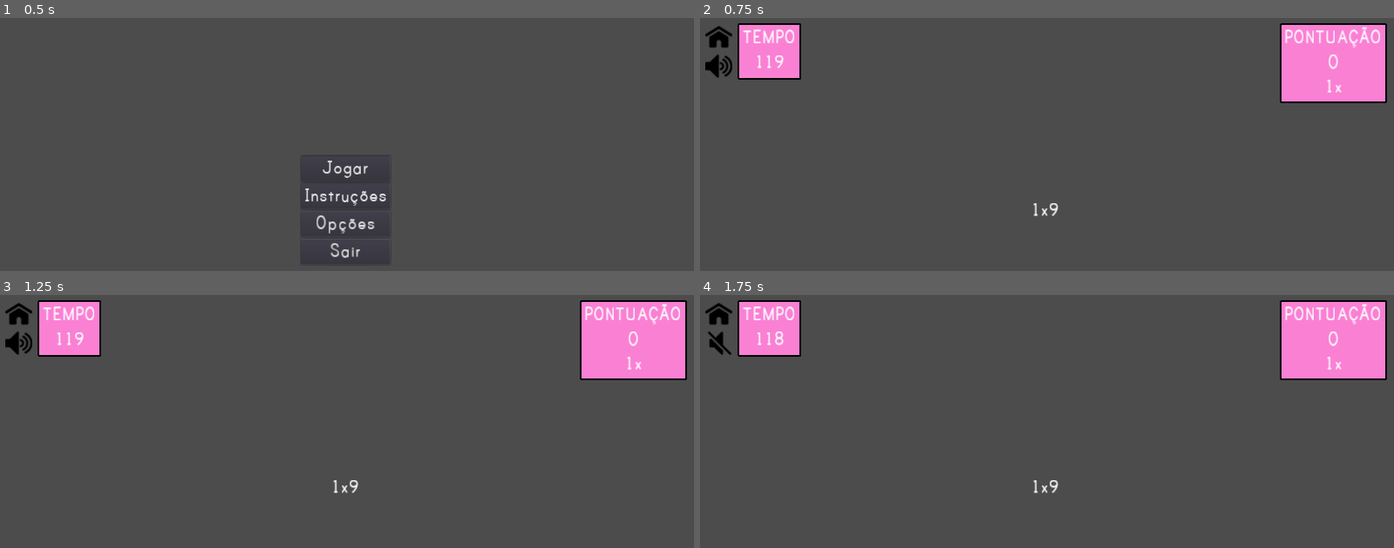
Above: before the commit, frames 1-4 (two rows, left to right).
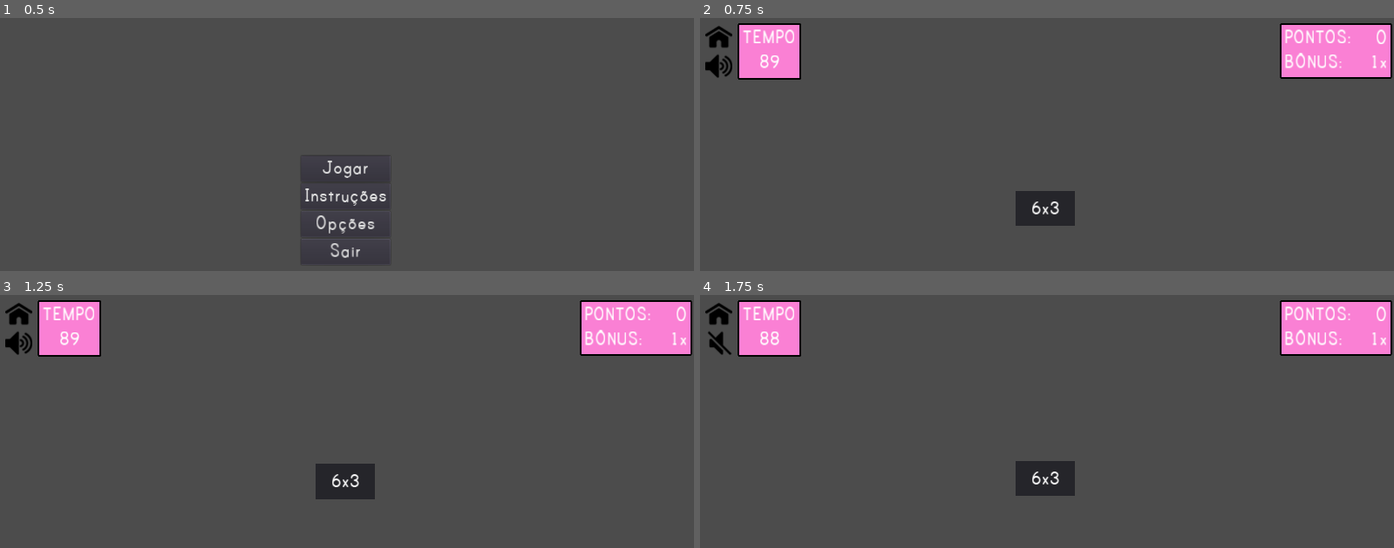
Above: after the commit, the same moments.

Repository: rpeixe/Tabolhada
Game: Godot game, scene res://levels/main_menu/main_menu.tscn
Two runs of this game, one before a commit and one after it. Both use one fixed random seed, a clock stepped at 60 frames per second and the inputs below. Before the commit the project starts from res://scenes/MainMenu.tscn.
Inputs (mouse positions are in pixels of both pictures, inside the frame that each line leads up to):
- Up to frame 1 (0.5 s): no input
- Up to frame 2 (0.75 s): click "Jogar" at 0.5 s
- Up to frame 3 (1.25 s): no input
- Up to frame 4 (1.75 s): click (720, 343) at 1.25 s

Frame 1 is identical in both runs. In frame 2, 3.6% of the frame differs, in the area x 8-100%, y 2-83%; in frame 3, 3.6%, in the area x 8-100%, y 2-81%; in frame 4, 3.6%.

Commit message:
Reorganização de arquivos, ajuste na GUI

Diff:
--- a/scenes/Bubble.tscn
+++ b/bubble/bubble.tscn
@@ -1,8 +1,8 @@
 [gd_scene load_steps=6 format=2]
 
-[ext_resource path="res://scripts/Bubble.gd" type="Script" id=1]
-[ext_resource path="res://sprites/Bolha.png" type="Texture" id=2]
-[ext_resource path="res://themes/MainTheme.tres" type="Theme" id=3]
+[ext_resource path="res://bubble/bubble.gd" type="Script" id=1]
+[ext_resource path="res://themes/MainTheme.tres" type="Theme" id=2]
+[ext_resource path="res://bubble/bubble.png" type="Texture" id=3]
 
 [sub_resource type="PhysicsMaterial" id=2]
 bounce = 1.0
@@ -19,7 +19,7 @@
 
 [node name="Sprite" type="Sprite" parent="."]
 position = Vector2( -5.96046e-08, -5.96046e-08 )
-texture = ExtResource( 2 )
+texture = ExtResource( 3 )
 
 [node name="CollisionShape2D" type="CollisionShape2D" parent="."]
 shape = SubResource( 1 )
--- a/scripts/MuteButton.gd
+++ b/buttons/mute_button/mute_button.gd
@@ -3,6 +3,8 @@
 
 var master_sound = AudioServer.get_bus_index("Master")
 
+func _ready():
+	pressed = AudioServer.is_bus_mute(master_sound)
 
 func _on_MuteButton_toggled(button_pressed):
 	AudioServer.set_bus_mute(master_sound, button_pressed)
--- /dev/null
+++ b/buttons/mute_button/mute_button.tscn
@@ -0,0 +1,18 @@
+[gd_scene load_steps=4 format=2]
+
+[ext_resource path="res://buttons/mute_button/mute_button.gd" type="Script" id=1]
+[ext_resource path="res://buttons/mute_button/muted_icon.png" type="Texture" id=2]
+[ext_resource path="res://buttons/mute_button/unmuted_icon.png" type="Texture" id=3]
+
+[node name="MuteButton" type="TextureButton"]
+margin_top = 54.0
+margin_right = 50.0
+margin_bottom = 104.0
+rect_min_size = Vector2( 50, 50 )
+toggle_mode = true
+texture_normal = ExtResource( 3 )
+texture_pressed = ExtResource( 2 )
+expand = true
+script = ExtResource( 1 )
+
+[connection signal="toggled" from="." to="." method="_on_MuteButton_toggled"]
--- a/scripts/MainGame.gd
+++ b/levels/main_game/main_game.gd
@@ -7,8 +7,9 @@
 var result
 var score = 0
 var multiplier = 1
-var pop_sound_correct = preload("res://scenes/PopSoundCorrect.tscn")
-var pop_sound_wrong = preload("res://scenes/PopSoundWrong.tscn")
+var pop_sound_correct = preload("res://sounds/sfx/bubble_pop_sound/pop_sound_correct.tscn")
+var pop_sound_wrong = preload("res://sounds/sfx/bubble_pop_sound/pop_sound_wrong.tscn")
+var main_menu = "res://levels/main_menu/main_menu.tscn"
 
 signal result_changed(value)
 
@@ -18,25 +19,25 @@
 	randomize_numbers()
 
 func _process(delta):
-	$UI/HBoxContainer/Timer/MarginContainer/VBoxContainer/Time.text = str(int($GameTimer.time_left))
+	$"%Time".text = str(int($GameTimer.time_left))
 
 func randomize_numbers():
 	num_1 = rng.randi_range(1, 10)
 	num_2 = rng.randi_range(1, 10)
 	result = num_1 * num_2
-	$UI/Multiplication.text = str(num_1) + "x" + str(num_2)
+	$QuestionBoard.change_text(num_1, num_2)
 	$ScoreResetTimer.start()
 	emit_signal("result_changed", result)
 
 func set_multiplier(value):
 	multiplier = value
-	$UI/Scoreboard/MarginContainer/VBoxContainer/Multiplier.text = str(value) + "x"
+	$"%Multiplier".text = str(value) + "x"
 
 func increase_score():
 	score += multiplier
 	if multiplier < 5:
 		set_multiplier(multiplier + 1)
-	$UI/Scoreboard/MarginContainer/VBoxContainer/Score.text = str(score)
+	$"%Score".text = str(score)
 
 func on_bubble_popped(value):
 	var sound
@@ -59,7 +60,7 @@
 	get_tree().paused = true
 
 func _on_GameOverButton_button_up():
-	get_tree().change_scene("res://scenes/MainMenu.tscn")
+	get_tree().change_scene(main_menu)
 	get_tree().paused = false
 
 
@@ -69,7 +70,7 @@
 
 
 func _on_QuitButton_button_up():
-	get_tree().change_scene("res://scenes/MainMenu.tscn")
+	get_tree().change_scene(main_menu)
 	get_tree().paused = false
 
 
--- a/scenes/MainGame.tscn
+++ b/levels/main_game/main_game.tscn
@@ -1,13 +1,12 @@
 [gd_scene load_steps=11 format=2]
 
-[ext_resource path="res://scripts/MainGame.gd" type="Script" id=1]
-[ext_resource path="res://scripts/Spawner.gd" type="Script" id=2]
-[ext_resource path="res://themes/MainTheme.tres" type="Theme" id=3]
-[ext_resource path="res://themes/BoxStyle.tres" type="StyleBox" id=4]
-[ext_resource path="res://sprites/unmuted_icon.png" type="Texture" id=5]
-[ext_resource path="res://sprites/muted_icon.png" type="Texture" id=6]
-[ext_resource path="res://sprites/home_icon.png" type="Texture" id=7]
-[ext_resource path="res://scripts/MuteButton.gd" type="Script" id=8]
+[ext_resource path="res://buttons/mute_button/mute_button.tscn" type="PackedScene" id=1]
+[ext_resource path="res://themes/BoxStyle.tres" type="StyleBox" id=2]
+[ext_resource path="res://levels/main_game/main_game.gd" type="Script" id=3]
+[ext_resource path="res://levels/main_game/question_board.gd" type="Script" id=4]
+[ext_resource path="res://levels/main_game/spawner.gd" type="Script" id=5]
+[ext_resource path="res://themes/MainTheme.tres" type="Theme" id=6]
+[ext_resource path="res://buttons/home_button/home_icon.png" type="Texture" id=7]
 
 [sub_resource type="RectangleShape2D" id=1]
 extents = Vector2( 640, 10 )
@@ -15,12 +14,14 @@
 [sub_resource type="RectangleShape2D" id=2]
 extents = Vector2( 10, 360 )
 
+[sub_resource type="RectangleShape2D" id=3]
+extents = Vector2( 55, 32.5 )
+
 [node name="MainGame" type="Node"]
-script = ExtResource( 1 )
-
-[node name="Spawner" type="Node2D" parent="."]
-position = Vector2( 640, 600 )
-script = ExtResource( 2 )
+script = ExtResource( 3 )
+
+[node name="Spawner" type="Node" parent="."]
+script = ExtResource( 5 )
 
 [node name="ShortTimer" type="Timer" parent="Spawner"]
 wait_time = 0.65
@@ -31,6 +32,15 @@
 
 [node name="Bubbles" type="Node" parent="Spawner"]
 
+[node name="Spawner1" type="Node2D" parent="Spawner"]
+position = Vector2( 360, 600 )
+
+[node name="Spawner2" type="Node2D" parent="Spawner"]
+position = Vector2( 640, 600 )
+
+[node name="Spawner3" type="Node2D" parent="Spawner"]
+position = Vector2( 920, 600 )
+
 [node name="Borders" type="Node2D" parent="."]
 
 [node name="HorizontalBorderUpper" type="StaticBody2D" parent="Borders"]
@@ -58,7 +68,7 @@
 shape = SubResource( 2 )
 
 [node name="GameTimer" type="Timer" parent="."]
-wait_time = 120.0
+wait_time = 90.0
 one_shot = true
 autostart = true
 
@@ -66,13 +76,28 @@
 wait_time = 20.0
 autostart = true
 
-[node name="UI" type="Control" parent="."]
-anchor_right = 1.0
-anchor_bottom = 1.0
+[node name="QuestionBoard" type="KinematicBody2D" parent="."]
+position = Vector2( 640, 360 )
+script = ExtResource( 4 )
+
+[node name="CollisionShape2D" type="CollisionShape2D" parent="QuestionBoard"]
+position = Vector2( 0, -0.5 )
+shape = SubResource( 3 )
+disabled = true
+
+[node name="Panel" type="Panel" parent="QuestionBoard"]
+anchor_left = 0.5
+anchor_top = 0.5
+anchor_right = 0.5
+anchor_bottom = 0.5
+margin_left = -55.0
+margin_top = -32.5
+margin_right = 55.0
+margin_bottom = 32.5
+rect_min_size = Vector2( 110, 65 )
 mouse_filter = 2
-theme = ExtResource( 3 )
-
-[node name="Multiplication" type="Label" parent="UI"]
+
+[node name="Multiplication" type="Label" parent="QuestionBoard"]
 anchor_left = 0.5
 anchor_top = 0.5
 anchor_right = 0.5
@@ -84,23 +109,34 @@
 grow_horizontal = 2
 grow_vertical = 2
 rect_pivot_offset = Vector2( 20, 17.5 )
-align = 1
-valign = 1
+theme = ExtResource( 6 )
+text = "10x10"
+align = 1
+valign = 1
+
+[node name="Timer" type="Timer" parent="QuestionBoard"]
+
+[node name="UI" type="Control" parent="."]
+anchor_right = 1.0
+anchor_bottom = 1.0
+mouse_filter = 2
+theme = ExtResource( 6 )
 
 [node name="Scoreboard" type="PanelContainer" parent="UI"]
 anchor_left = 1.0
 anchor_right = 1.0
 margin_left = -209.0
 margin_top = 16.0
-margin_right = -16.0
-margin_bottom = 163.0
-custom_styles/panel = ExtResource( 4 )
+margin_right = -6.0
+margin_bottom = 118.0
+mouse_filter = 2
+custom_styles/panel = ExtResource( 2 )
 
 [node name="MarginContainer" type="MarginContainer" parent="UI/Scoreboard"]
 margin_left = 3.0
 margin_top = 3.0
-margin_right = 190.0
-margin_bottom = 144.0
+margin_right = 200.0
+margin_bottom = 99.0
 custom_constants/margin_right = 5
 custom_constants/margin_top = 5
 custom_constants/margin_left = 5
@@ -109,30 +145,50 @@
 [node name="VBoxContainer" type="VBoxContainer" parent="UI/Scoreboard/MarginContainer"]
 margin_left = 5.0
 margin_top = 5.0
-margin_right = 182.0
-margin_bottom = 136.0
-
-[node name="Label" type="Label" parent="UI/Scoreboard/MarginContainer/VBoxContainer"]
-margin_right = 177.0
-margin_bottom = 41.0
-text = "PONTUAÇÃO"
-align = 1
-valign = 1
-
-[node name="Score" type="Label" parent="UI/Scoreboard/MarginContainer/VBoxContainer"]
+margin_right = 192.0
+margin_bottom = 91.0
+
+[node name="HBoxContainer" type="HBoxContainer" parent="UI/Scoreboard/MarginContainer/VBoxContainer"]
+margin_right = 187.0
+margin_bottom = 41.0
+
+[node name="Label" type="Label" parent="UI/Scoreboard/MarginContainer/VBoxContainer/HBoxContainer"]
+margin_right = 122.0
+margin_bottom = 41.0
+text = "PONTOS:"
+align = 1
+valign = 1
+
+[node name="Score" type="Label" parent="UI/Scoreboard/MarginContainer/VBoxContainer/HBoxContainer"]
+unique_name_in_owner = true
+margin_left = 126.0
+margin_right = 187.0
+margin_bottom = 41.0
+rect_min_size = Vector2( 61, 41 )
+text = "0"
+align = 2
+valign = 1
+
+[node name="HBoxContainer2" type="HBoxContainer" parent="UI/Scoreboard/MarginContainer/VBoxContainer"]
 margin_top = 45.0
-margin_right = 177.0
+margin_right = 187.0
 margin_bottom = 86.0
-text = "0"
-align = 1
-valign = 1
-
-[node name="Multiplier" type="Label" parent="UI/Scoreboard/MarginContainer/VBoxContainer"]
-margin_top = 90.0
-margin_right = 177.0
-margin_bottom = 131.0
+
+[node name="Label" type="Label" parent="UI/Scoreboard/MarginContainer/VBoxContainer/HBoxContainer2"]
+margin_right = 105.0
+margin_bottom = 41.0
+size_flags_horizontal = 3
+text = "BÔNUS:"
+
+[node name="Multiplier" type="Label" parent="UI/Scoreboard/MarginContainer/VBoxContainer/HBoxContainer2"]
+unique_name_in_owner = true
+margin_left = 109.0
+margin_right = 187.0
+margin_bottom = 41.0
+rect_min_size = Vector2( 34, 41 )
+size_flags_horizontal = 3
 text = "1x"
-align = 1
+align = 2
 valign = 1
 
 [node name="HBoxContainer" type="HBoxContainer" parent="UI"]
@@ -153,22 +209,14 @@
 texture_normal = ExtResource( 7 )
 expand = true
 
-[node name="MuteButton" type="TextureButton" parent="UI/HBoxContainer/Buttons"]
-margin_top = 54.0
-margin_right = 50.0
-margin_bottom = 104.0
-rect_min_size = Vector2( 50, 50 )
-toggle_mode = true
-texture_normal = ExtResource( 5 )
-texture_pressed = ExtResource( 6 )
-expand = true
-script = ExtResource( 8 )
+[node name="MuteButton" parent="UI/HBoxContainer/Buttons" instance=ExtResource( 1 )]
 
 [node name="Timer" type="PanelContainer" parent="UI/HBoxContainer"]
 margin_left = 60.0
 margin_right = 175.0
 margin_bottom = 104.0
-custom_styles/panel = ExtResource( 4 )
+mouse_filter = 2
+custom_styles/panel = ExtResource( 2 )
 
 [node name="MarginContainer" type="MarginContainer" parent="UI/HBoxContainer/Timer"]
 margin_left = 3.0
@@ -194,9 +242,11 @@
 valign = 1
 
 [node name="Time" type="Label" parent="UI/HBoxContainer/Timer/MarginContainer/VBoxContainer"]
+unique_name_in_owner = true
 margin_top = 45.0
 margin_right = 99.0
 margin_bottom = 86.0
+text = "120"
 align = 1
 valign = 1
 
@@ -301,7 +351,6 @@
 [connection signal="timeout" from="GameTimer" to="." method="_on_GameTimer_timeout"]
 [connection signal="timeout" from="ScoreResetTimer" to="." method="_on_ScoreResetTimer_timeout"]
 [connection signal="button_up" from="UI/HBoxContainer/Buttons/HomeButton" to="." method="_on_HomeButton_button_up"]
-[connection signal="toggled" from="UI/HBoxContainer/Buttons/MuteButton" to="UI/HBoxContainer/Buttons/MuteButton" method="_on_MuteButton_toggled"]
 [connection signal="button_up" from="UI/QuitGamePopup/MarginContainer/VBoxContainer/HBoxContainer/QuitButton" to="." method="_on_QuitButton_button_up"]
 [connection signal="button_up" from="UI/QuitGamePopup/MarginContainer/VBoxContainer/HBoxContainer/CancelButton" to="." method="_on_CancelButton_button_up"]
 [connection signal="button_up" from="UI/GameOverPopup/MarginContainer/VBoxContainer/GameOverButton" to="." method="_on_GameOverButton_button_up"]
--- /dev/null
+++ b/levels/main_game/question_board.gd
@@ -0,0 +1,13 @@
+extends KinematicBody2D
+
+var bob_speed = 1000.0
+
+func change_text(num_1, num_2):
+	$Multiplication.text = str(num_1) + "x" + str(num_2)
+
+func _ready():
+	$Timer.wait_time = 2 * PI
+	$Timer.start()
+
+func _physics_process(delta):
+	move_and_slide(Vector2.UP * cos($Timer.time_left) * bob_speed * delta)
--- a/scripts/Spawner.gd
+++ b/levels/main_game/spawner.gd
@@ -1,12 +1,14 @@
-extends Node2D
+extends Node
 
 
 var rng = RandomNumberGenerator.new()
-var bubbles_per_wave = 5
+var bubbles_per_wave = 6
 var count = 0
-var bubble = preload("res://scenes/Bubble.tscn")
+var bubble = preload("res://bubble/bubble.tscn")
 var guaranteed_bubble
 var current_result
+onready var spawner = [$Spawner1, $Spawner2, $Spawner3]
+var current_spawner = 0
 
 
 func random_bubble_value():
@@ -32,7 +34,8 @@
 
 	$Bubbles.add_child(new_bubble)
 	new_bubble.connect("bubble_popped", get_parent(), "on_bubble_popped")
-	new_bubble.global_position = global_position
+	new_bubble.global_position = spawner[current_spawner % 3].global_position
+	current_spawner += 1
 
 	if count == guaranteed_bubble:
 		bubble_value = current_result
--- a/scripts/MainMenu.gd
+++ b/levels/main_menu/main_menu.gd
@@ -6,7 +6,7 @@
 
 
 func _on_StartGame_button_up():
-	get_tree().change_scene("res://scenes/MainGame.tscn")
+	get_tree().change_scene("res://levels/main_game/main_game.tscn")
 
 
 func _on_QuitGame_button_up():
--- a/scenes/MainMenu.tscn
+++ b/levels/main_menu/main_menu.tscn
@@ -1,12 +1,12 @@
 [gd_scene load_steps=3 format=2]
 
-[ext_resource path="res://scripts/MainMenu.gd" type="Script" id=1]
+[ext_resource path="res://levels/main_menu/main_menu.gd" type="Script" id=1]
 [ext_resource path="res://themes/MainTheme.tres" type="Theme" id=2]
 
 [node name="MainMenu" type="Node"]
 script = ExtResource( 1 )
 
-[node name="Buttons" type="GridContainer" parent="."]
+[node name="Buttons" type="VBoxContainer" parent="."]
 anchor_left = 0.5
 anchor_top = 0.5
 anchor_right = 0.5
--- a/project.godot
+++ b/project.godot
@@ -11,19 +11,19 @@
 [application]
 
 config/name="Tabolhada"
-run/main_scene="res://scenes/MainMenu.tscn"
+run/main_scene="res://levels/main_menu/main_menu.tscn"
 config/icon="res://icon.png"
 
 [autoload]
 
-BackgroundMusic="*res://scenes/BackgroundMusic.tscn"
+BackgroundMusic="*res://sounds/music/background_music/background_music.tscn"
 
 [display]
 
 window/size/width=1280
 window/size/height=720
 window/stretch/mode="2d"
-window/stretch/aspect="expand"
+window/stretch/aspect="keep"
 
 [gui]
 
--- a/scenes/BackgroundMusic.tscn
+++ b/sounds/music/background_music/background_music.tscn
@@ -1,6 +1,6 @@
 [gd_scene load_steps=2 format=2]
 
-[ext_resource path="res://sounds/music/background_music.ogg" type="AudioStream" id=1]
+[ext_resource path="res://sounds/music/background_music/background_music.ogg" type="AudioStream" id=1]
 
 [node name="BackgroundMusic" type="AudioStreamPlayer"]
 pause_mode = 2
--- a/scenes/PopSoundCorrect.tscn
+++ b/sounds/sfx/bubble_pop_sound/pop_sound_correct.tscn
@@ -1,7 +1,7 @@
 [gd_scene load_steps=3 format=2]
 
-[ext_resource path="res://scripts/PopSound.gd" type="Script" id=1]
-[ext_resource path="res://sounds/sfx/bubble_pop_effect.wav" type="AudioStream" id=2]
+[ext_resource path="res://sounds/sfx/bubble_pop_sound/pop_sound.gd" type="Script" id=1]
+[ext_resource path="res://sounds/sfx/bubble_pop_sound/pop_effect.wav" type="AudioStream" id=2]
 
 [node name="PopSoundCorrect" type="AudioStreamPlayer"]
 stream = ExtResource( 2 )
--- a/scenes/PopSoundWrong.tscn
+++ b/sounds/sfx/bubble_pop_sound/pop_sound_wrong.tscn
@@ -1,7 +1,7 @@
 [gd_scene load_steps=3 format=2]
 
-[ext_resource path="res://scripts/PopSound.gd" type="Script" id=1]
-[ext_resource path="res://sounds/sfx/bubble_pop_effect.wav" type="AudioStream" id=2]
+[ext_resource path="res://sounds/sfx/bubble_pop_sound/pop_sound.gd" type="Script" id=1]
+[ext_resource path="res://sounds/sfx/bubble_pop_sound/pop_effect.wav" type="AudioStream" id=2]
 
 [node name="PopSoundCorrect" type="AudioStreamPlayer"]
 stream = ExtResource( 2 )
Renamed: scripts/Bubble.gd -> bubble/bubble.gd
Renamed: sprites/Bolha.png -> bubble/bubble.png
Not shown, changed: bubble/bubble.png.import
Not shown: 1 places in bubble/bubble.tscn that only renumber resources
Renamed: sprites/home_icon.png -> buttons/home_button/home_icon.png
Not shown, changed: buttons/home_button/home_icon.png.import
Renamed: sprites/muted_icon.png -> buttons/mute_button/muted_icon.png
Not shown, changed: buttons/mute_button/muted_icon.png.import
Renamed: sprites/unmuted_icon.png -> buttons/mute_button/unmuted_icon.png
Not shown, changed: buttons/mute_button/unmuted_icon.png.import
Not shown: 3 places in levels/main_game/main_game.tscn that only renumber resources
Not shown, removed: sounds/music/background_music.ogg.import
(and 5 more such lines)
